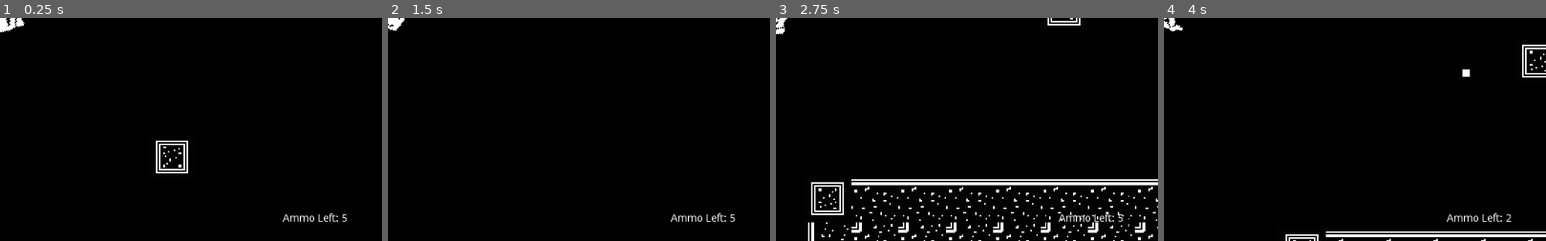
Above: before the commit, frames 1-4 (left to right).
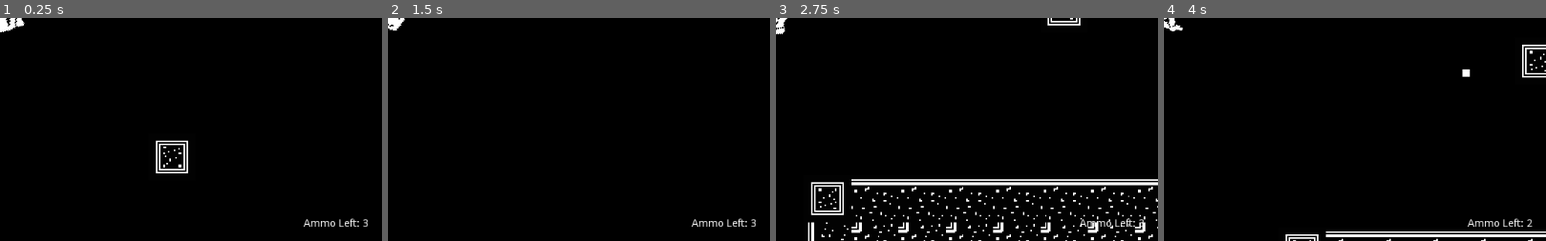
Above: after the commit, the same moments.

Repository: godofecht/Decomposition-Godofecht
Game: Godot game, scene res://World/World.tscn
The game is run twice, just before and just after one commit, with the same random seed, the same clock (stepped at 60 frames per second) and the same inputs.
Inputs (mouse positions are % of the whole screen's width and height, from its top left):
- Up to frame 1 (0.25 s): no input
- Up to frame 2 (1.5 s): move the mouse to (72, 45) at 0.52 s; hold Right 0.53-1.28 s; hold S (KEY_DOWN) 0.53-1.28 s; move the mouse to (30, 55) at 1.27 s; hold Down from 1.28 s (still down); tap A (KEY_LEFT) at 1.35 s
- Up to frame 3 (2.75 s): move the mouse to (60, 28) at 2.02 s; release Down at 2.03 s; hold Right from 2.03 s (still down); hold D (KEY_RIGHT) from 2.03 s (still down)
- Up to frame 4 (4 s): move the mouse to (45, 70) at 2.77 s; release Right at 2.78 s; release D (KEY_RIGHT) at 2.78 s; hold Up 2.78-3.53 s; tap W (KEY_UP) at 2.85 s; move the mouse to (80, 65) at 3.52 s; hold Left from 3.53 s (still down); click (80, 65) at 3.6 s
The pictures show only the part of the screen within x 50-100%, y 50-100%; the shares and areas given below are measured in that part.

The runs differ from the first frame. In frame 1, 0.5% of the frame differs, in the area x 74-97%, y 87-94%; in frame 2, 0.5%; in frame 3, 0.5%; in frame 4, 0.5%.

Commit message:
fixed ui + added gitignore for build folder

Diff:
--- a/World/World.tscn
+++ b/World/World.tscn
@@ -129,14 +129,15 @@
 }
 
 [node name="Ammo" type="Label" parent="CanvasLayer/HUD"]
-anchor_left = 0.8
-anchor_top = 0.6
-anchor_right = 0.99
-anchor_bottom = 0.99
-margin_left = 71.8
+anchor_right = 1.0
+anchor_bottom = 1.0
+margin_left = 72.0
 margin_top = 203.0
-margin_right = -0.76001
-text = "Ammo Left: 5"
+margin_right = -18.0
+margin_bottom = -16.0
+text = "Ammo Left: 3"
+align = 2
+valign = 2
 __meta__ = {
 "_edit_use_anchors_": false
 }
Not shown, changed: .gitignore
